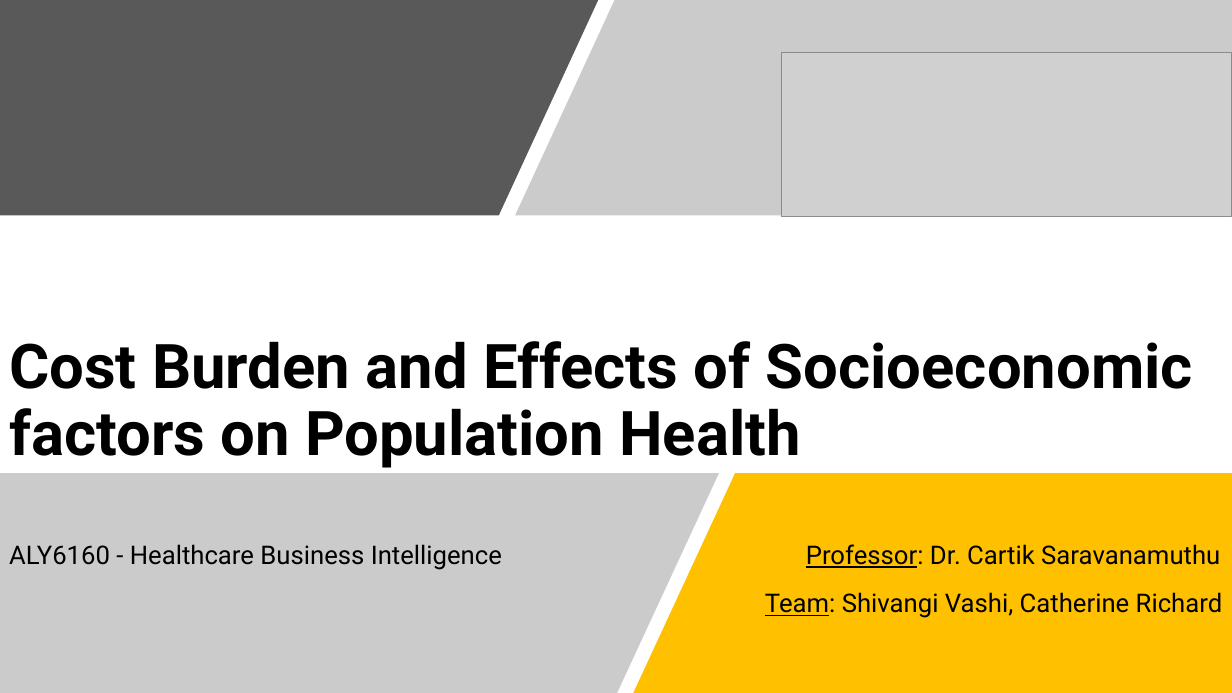
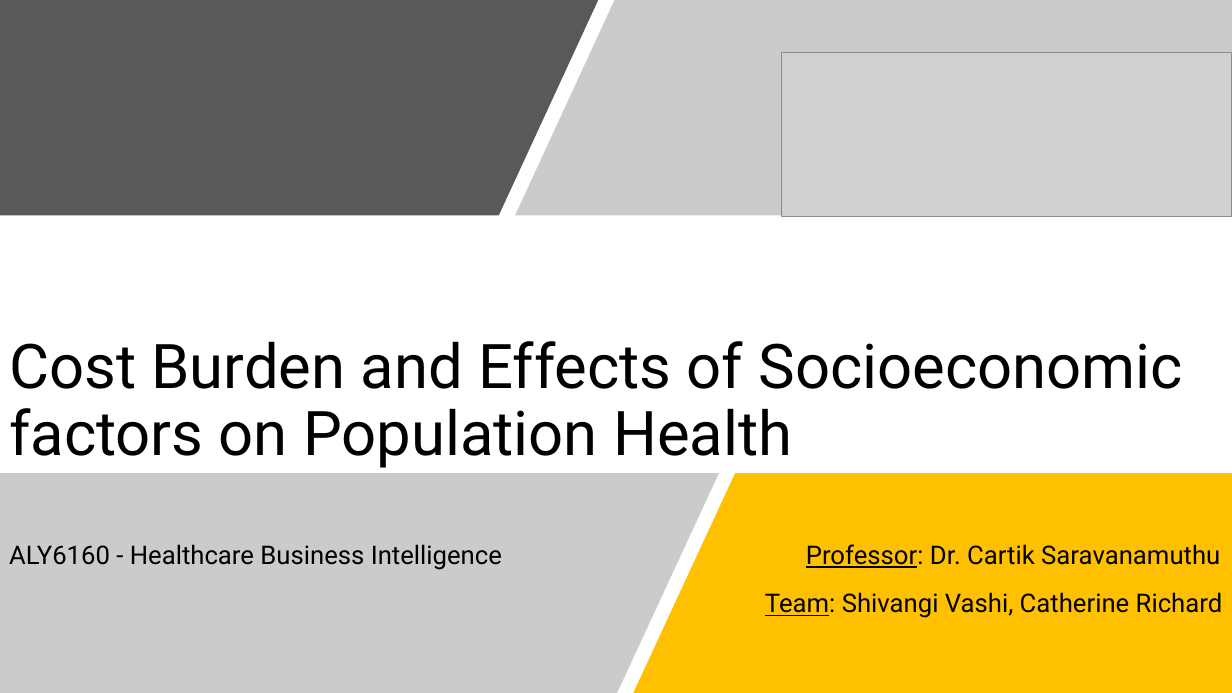
Before and after one commit to shivangiv/MCBS-Healthcare-Analytics, a slide deck: slide 1 of ALY6160GroupFINAL.pptx. Drawn at 1232x693 pixels with LibreOffice and Linux fonts; fonts in the diff are those of the drawing; grey boxes stand for pictures. Boxes give left, top, right and bottom in pixels: in the first picture for what was removed or moved away, otherwise in the second. Text is boxed around its words. In the diff, an @@ line names an element or a change of style, - is before the commit and + after.

```diff
--- a/ALY6160GroupFINAL.pptx
+++ b/ALY6160GroupFINAL.pptx
@@ title "Cost Burden and Effects of ..." at (x1=9, y1=341, x2=1183, y2=468): bold off @@
```
Also in this commit, not shown: 8 other slides changed, 8 slides added.
